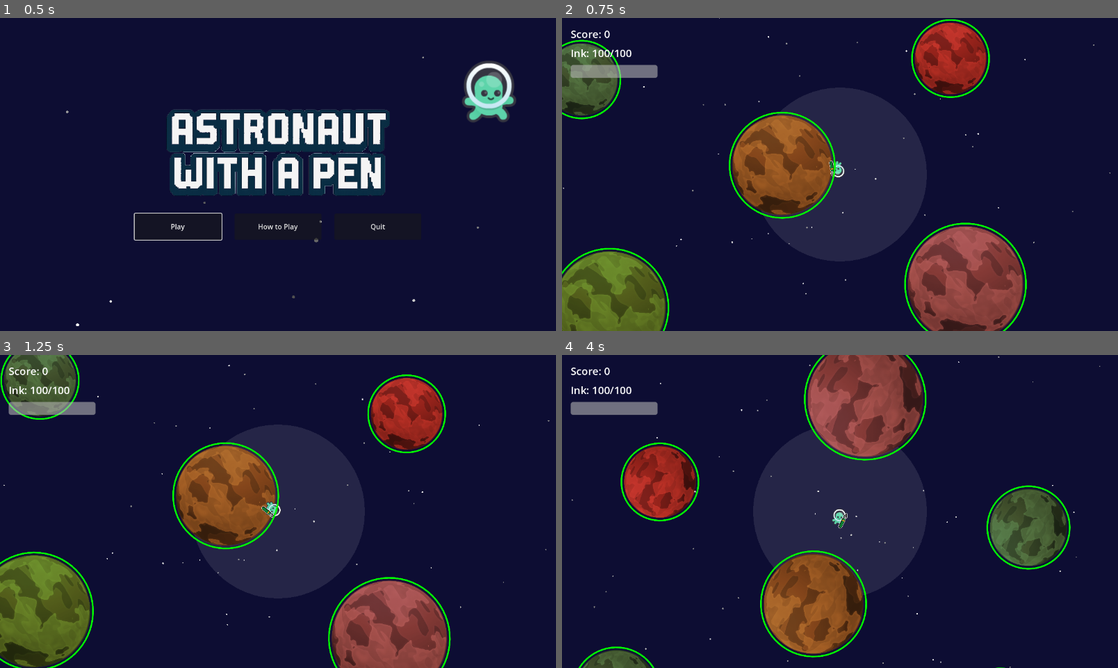
Above: before the commit, frames 1-4 (two rows, left to right).
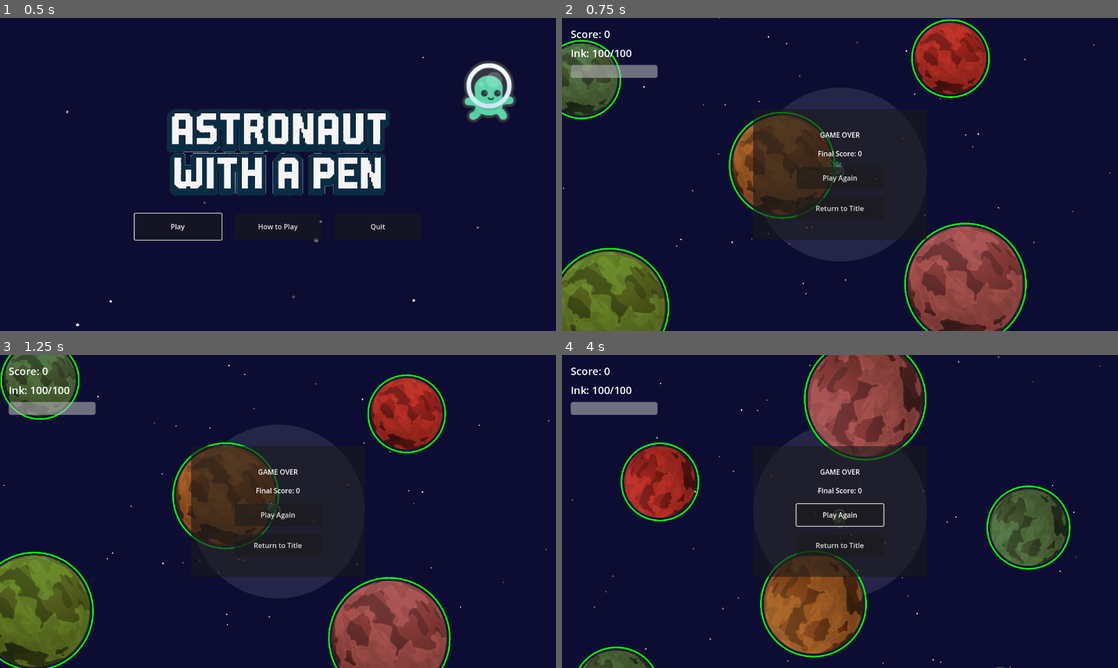
Above: after the commit, the same moments.

Repository: nathan-tang/astronautwithapen
Game: Godot game, scene res://Scenes/main_menu.tscn
The game is run twice, just before and just after one commit, with the same random seed, the same clock (stepped at 60 frames per second) and the same inputs. Sound files missing from this copy of the repository are replaced by a short silence.
Inputs (mouse positions are in pixels of both pictures, inside the frame that each line leads up to):
- Up to frame 1 (0.5 s): no input
- Up to frame 2 (0.75 s): click "Play" at 0.5 s
- Up to frame 3 (1.25 s): no input
- Up to frame 4 (4 s): click (840, 514) at 1.25 s, where only the run after the commit has a clickable "Play Again"; click (840, 514) at 2 s, where only the run after the commit has a clickable "Play Again"; click (840, 514) at 2.75 s, where only the run after the commit has a clickable "Play Again"; move the mouse to (962, 495) at 3.52 s; hold D (move_right) from 3.53 s (still down); click (962, 495) at 3.6 s; tap Space (jump) at 3.77 s; tap E (spawn_enemy) at 3.8 s

Frame 1 is identical in both runs. In frame 2, 12% of the frame differs, in the area x 34-66%, y 29-71%; in frame 3, 12%; in frame 4, 12%.
Error after the commit: Parse Error: Expected indented block after "else" block. (res://Scripts/game_over_ui.gd:25)

Commit message:
refactor

Diff:
--- a/Scripts/bomb.gd
+++ b/Scripts/bomb.gd
@@ -203,44 +203,8 @@
 
 func create_explosion_effect() -> void:
 	"""Visual explosion effect"""
-	var explosion_particles = GPUParticles2D.new()
-	explosion_particles.global_position = global_position
-	explosion_particles.emitting = true
-	explosion_particles.one_shot = true
-	explosion_particles.explosiveness = 0.5
-	explosion_particles.amount = 500  # Way more particles
-	explosion_particles.lifetime = 0.25  # Last longer
-	explosion_particles.local_coords = false
-
-	var particle_mat = ParticleProcessMaterial.new()
-	particle_mat.particle_flag_disable_z = true
-	particle_mat.direction = Vector3(0, 0, 0)
-	particle_mat.spread = 180.0
-	particle_mat.initial_velocity_min = 100.0  # Faster explosion
-	particle_mat.initial_velocity_max = 500.0
-	particle_mat.gravity = Vector3(0, 0, 0)
-	particle_mat.damping_min = 30.0  # Less damping for more dramatic spread
-	particle_mat.damping_max = 60.0
-	particle_mat.scale_min = 2.0  # Much bigger particles
-	particle_mat.scale_max = 4.0
-
-	# Fiery colors
-	var gradient = Gradient.new()
-	gradient.add_point(0.0, Color.YELLOW)
-	gradient.add_point(0.5, Color.ORANGE)
-	gradient.add_point(1.0, Color(0.5, 0.0, 0.0, 0.0))
-	var gradient_texture = GradientTexture1D.new()
-	gradient_texture.gradient = gradient
-	particle_mat.color_ramp = gradient_texture
-
-	explosion_particles.process_material = particle_mat
-
-	# Add to scene root so it persists after bomb is deleted
-	get_tree().root.add_child(explosion_particles)
-
-	# Clean up after effect finishes (wait longer for all particles to fade)
-	await get_tree().create_timer(2.0).timeout
-	explosion_particles.queue_free()
+	var explosion_particles = ParticleEffects.create_explosion(global_position, Color.YELLOW, Color.ORANGE, 500)
+	ParticleEffects.spawn_and_cleanup(explosion_particles, get_tree().root, 2.0)
 
 
 func apply_explosion_force() -> void:
@@ -274,7 +238,6 @@
 					if body is SlimeEnemy or body is UfoEnemy:
 						var damage = explosion_damage * falloff
 						body.take_damage(damage)
-						print("Bomb dealt ", damage, " damage to enemy")
 			elif body is CharacterBody2D:
 				# For CharacterBody2D (like player), use external_velocity to apply force over time
 				var player_impulse = impulse * player_explosion_multiplier
@@ -284,7 +247,6 @@
 					# Fallback: add to external_velocity if it exists
 					if "external_velocity" in body:
 						body.external_velocity += player_impulse
-				print("Applied impulse to player: ", player_impulse)
 
 
 func initialize(spawn_position: Vector2, initial_velocity: Vector2) -> void:
--- a/Scripts/bullet.gd
+++ b/Scripts/bullet.gd
@@ -255,43 +255,8 @@
 
 func create_impact_effect() -> void:
 	"""Create visual effect when bullet hits and is destroyed"""
-	var impact_particles = GPUParticles2D.new()
-	impact_particles.global_position = global_position
-	impact_particles.emitting = true
-	impact_particles.one_shot = true
-	impact_particles.explosiveness = 1.0
-	impact_particles.amount = 15
-	impact_particles.lifetime = 0.4
-	impact_particles.local_coords = false
-
-	var particle_mat = ParticleProcessMaterial.new()
-	particle_mat.particle_flag_disable_z = true
-	particle_mat.direction = Vector3(-direction.x, -direction.y, 0)  # Bounce back
-	particle_mat.spread = 60.0
-	particle_mat.initial_velocity_min = 50.0
-	particle_mat.initial_velocity_max = 150.0
-	particle_mat.gravity = Vector3(0, 0, 0)
-	particle_mat.damping_min = 100.0
-	particle_mat.damping_max = 200.0
-	particle_mat.scale_min = 0.5
-	particle_mat.scale_max = 1.5
-
-	# Impact color (cyan/blue)
-	var gradient = Gradient.new()
-	gradient.add_point(0.0, Color.CYAN)
-	gradient.add_point(1.0, Color(0.0, 1.0, 1.0, 0.0))
-	var gradient_texture = GradientTexture1D.new()
-	gradient_texture.gradient = gradient
-	particle_mat.color_ramp = gradient_texture
-
-	impact_particles.process_material = particle_mat
-
-	# Add to scene root
-	get_tree().root.add_child(impact_particles)
-
-	# Clean up after effect finishes
-	await get_tree().create_timer(1.0).timeout
-	impact_particles.queue_free()
+	var impact_particles = ParticleEffects.create_burst(global_position, Color.CYAN, 15, 60.0)
+	ParticleEffects.spawn_and_cleanup(impact_particles, get_tree().root, 1.0)
 
 
 func apply_explosion_force() -> void:
@@ -337,5 +302,3 @@
 	current_speed = 0.0  # Start at zero speed
 	linear_velocity = Vector2.ZERO  # Start with no velocity
 	rotation = direction.angle()
-
-	print("Bullet initialized at ", spawn_position, " - will accelerate to ", bullet_speed)
--- a/Scripts/dvd_bounce.gd
+++ b/Scripts/dvd_bounce.gd
@@ -37,7 +37,6 @@
 		elif sprite_frames.has_animation(&"idle"):
 			play(&"idle")
 
-	print("DVDBounce ready - Position: ", position, " Screen size: ", screen_size)
 
 
 func _process(delta: float) -> void:
--- a/Scripts/enemy_spawner_debug.gd
+++ b/Scripts/enemy_spawner_debug.gd
@@ -64,5 +64,3 @@
 
 	# Add to scene root so it's not a child of the player
 	get_tree().root.add_child(enemy)
-
-	print("Spawned enemy at ", mouse_world_pos)
--- a/Scripts/game_manager.gd
+++ b/Scripts/game_manager.gd
@@ -14,11 +14,8 @@
 
 
 func _ready() -> void:
-	print("GameManager: Starting initialization...")
-
 	# Add to game_manager group so UI can find us
 	add_to_group("game_manager")
-	print("GameManager: Added to game_manager group")
 
 	# Wait for scene tree to be ready
 	await get_tree().process_frame
@@ -29,20 +26,16 @@
 	# Connect to existing enemies
 	_connect_to_existing_enemies()
 
-	print("GameManager: Initialization complete!")
-
 
 func _connect_to_planets() -> void:
 	"""Connect to all planet destroyed signals"""
 	var planets = get_tree().get_nodes_in_group("planets")
-	print("GameManager: Found ", planets.size(), " planets to connect to")
 
 	for planet in planets:
 		if planet is Planet:
 			planet.planet_destroyed.connect(_on_planet_destroyed)
-			print("GameManager: Connected to planet at ", planet.global_position)
 		else:
-			print("GameManager: Warning - found non-Planet in planets group: ", planet)
+			push_warning("GameManager: Found non-Planet in planets group: " + str(planet))
 
 
 func _connect_to_existing_enemies() -> void:
@@ -80,7 +73,6 @@
 		return
 
 	add_score(slime_points)
-	print("Slime killed! +%d points (Total: %d)" % [slime_points, current_score])
 
 
 func _on_ufo_died(position: Vector2) -> void:
@@ -89,7 +81,6 @@
 		return
 
 	add_score(ufo_points)
-	print("UFO killed! +%d points (Total: %d)" % [ufo_points, current_score])
 
 
 func add_score(points: int) -> void:
@@ -103,20 +94,14 @@
 	if is_game_over:
 		return
 
-	print("Planet destroyed! Checking remaining planets...")
-
 	# Wait a frame for the planet to be removed from the group
 	await get_tree().process_frame
 
 	# Check if any planets remain
 	var remaining_planets = get_tree().get_nodes_in_group("planets")
-	print("Remaining planets: ", remaining_planets.size())
 
 	if remaining_planets.is_empty():
-		print("No planets left! Triggering game over...")
 		trigger_game_over()
-	else:
-		print("Still have planets remaining")
 
 
 func trigger_game_over() -> void:
@@ -125,5 +110,4 @@
 		return
 
 	is_game_over = true
-	print("GAME OVER! Final Score: %d" % current_score)
 	game_over.emit(current_score)
--- a/Scripts/game_over_ui.gd
+++ b/Scripts/game_over_ui.gd
@@ -11,7 +11,6 @@
 
 
 func _ready() -> void:
-	print("GameOverUI: Initializing...")
 
 	# Hide initially
 	visible = false
@@ -23,9 +22,7 @@
 	var game_manager = get_tree().get_first_node_in_group("game_manager")
 	if game_manager:
 		game_manager.game_over.connect(_on_game_over)
-		print("GameOverUI: Connected to GameManager")
 	else:
-		print("GameOverUI: ERROR - Could not find GameManager!")
 
 	# Connect button signals
 	if play_again_button:
@@ -33,18 +30,15 @@
 	if title_screen_button:
 		title_screen_button.pressed.connect(_on_title_screen_pressed)
 
-	print("GameOverUI: Ready!")
 
 
 func _on_game_over(final_score: int) -> void:
 	"""Show game over screen with final score"""
-	print("GameOverUI: Game over received! Score: ", final_score)
 
 	if score_label:
 		score_label.text = "Final Score: %d" % final_score
 
 	visible = true
-	print("GameOverUI: Made visible, pausing game...")
 
 	# Pause the game
 	get_tree().paused = true
@@ -52,7 +46,6 @@
 
 func _on_play_again_pressed() -> void:
 	"""Restart the current scene"""
-	print("GameOverUI: Restarting game...")
 
 	# Clean up all enemies and projectiles added to scene root
 	var root = get_tree().root
@@ -64,7 +57,6 @@
 			child.queue_free()
 			cleanup_count += 1
 
-	print("GameOverUI: Cleaned up ", cleanup_count, " objects")
 
 	get_tree().paused = false
 	get_tree().reload_current_scene()
--- /dev/null
+++ b/Scripts/particle_effects.gd
@@ -0,0 +1,119 @@
+extends Node
+class_name ParticleEffects
+
+## Utility class for creating common particle effects
+## Consolidates duplicated particle creation code from multiple classes
+
+## Create an explosion particle effect
+static func create_explosion(position: Vector2, color_start: Color = Color.YELLOW, color_end: Color = Color.RED, particle_count: int = 500) -> GPUParticles2D:
+	var particles = GPUParticles2D.new()
+	particles.global_position = position
+	particles.emitting = true
+	particles.one_shot = true
+	particles.explosiveness = 0.5
+	particles.amount = particle_count
+	particles.lifetime = 0.25
+	particles.local_coords = false
+
+	var particle_mat = ParticleProcessMaterial.new()
+	particle_mat.particle_flag_disable_z = true
+	particle_mat.direction = Vector3(0, 0, 0)
+	particle_mat.spread = 180.0
+	particle_mat.initial_velocity_min = 100.0
+	particle_mat.initial_velocity_max = 500.0
+	particle_mat.gravity = Vector3(0, 0, 0)
+	particle_mat.damping_min = 30.0
+	particle_mat.damping_max = 60.0
+	particle_mat.scale_min = 2.0
+	particle_mat.scale_max = 4.0
+
+	# Gradient colors
+	var gradient = Gradient.new()
+	gradient.add_point(0.0, color_start)
+	gradient.add_point(0.5, Color(color_end.r, color_end.g, color_end.b, color_end.a))
+	gradient.add_point(1.0, Color(color_end.r, color_end.g, color_end.b, 0.0))
+	var gradient_texture = GradientTexture1D.new()
+	gradient_texture.gradient = gradient
+	particle_mat.color_ramp = gradient_texture
+
+	particles.process_material = particle_mat
+	return particles
+
+
+## Create a death/impact particle burst
+static func create_burst(position: Vector2, color: Color, particle_count: int = 100, spread: float = 180.0) -> GPUParticles2D:
+	var particles = GPUParticles2D.new()
+	particles.global_position = position
+	particles.emitting = true
+	particles.one_shot = true
+	particles.explosiveness = 5.0
+	particles.amount = particle_count
+	particles.lifetime = 1.0
+	particles.local_coords = false
+
+	var particle_mat = ParticleProcessMaterial.new()
+	particle_mat.particle_flag_disable_z = true
+	particle_mat.direction = Vector3(0, 0, 0)
+	particle_mat.spread = spread
+	particle_mat.initial_velocity_min = 50.0
+	particle_mat.initial_velocity_max = 150.0
+	particle_mat.gravity = Vector3(0, 100, 0)
+	particle_mat.damping_min = 50.0
+	particle_mat.damping_max = 100.0
+	particle_mat.scale_min = 2.0
+	particle_mat.scale_max = 4.0
+
+	# Color with fade
+	var gradient = Gradient.new()
+	gradient.add_point(0.0, color)
+	gradient.add_point(0.5, color.lightened(0.2))
+	gradient.add_point(1.0, Color(color.r, color.g, color.b, 0.0))
+	var gradient_texture = GradientTexture1D.new()
+	gradient_texture.gradient = gradient
+	particle_mat.color_ramp = gradient_texture
+
+	particles.process_material = particle_mat
+	return particles
+
+
+## Create a trail effect (for bullets, etc.)
+static func create_trail() -> GPUParticles2D:
+	var particles = GPUParticles2D.new()
+	particles.emitting = true
+	particles.amount = 20
+	particles.lifetime = 0.3
+	particles.explosiveness = 0.3
+	particles.local_coords = false
+
+	var particle_mat = ParticleProcessMaterial.new()
+	particle_mat.particle_flag_disable_z = true
+	particle_mat.direction = Vector3(0, 0, 0)
+	particle_mat.spread = 20.0
+	particle_mat.initial_velocity_min = 10.0
+	particle_mat.initial_velocity_max = 30.0
+	particle_mat.gravity = Vector3(0, 0, 0)
+	particle_mat.damping_min = 10.0
+	particle_mat.damping_max = 20.0
+	particle_mat.scale_min = 1.0
+	particle_mat.scale_max = 2.0
+
+	# Blue gradient
+	var gradient = Gradient.new()
+	gradient.add_point(0.0, Color.CYAN)
+	gradient.add_point(1.0, Color(0.0, 0.5, 1.0, 0.0))
+	var gradient_texture = GradientTexture1D.new()
+	gradient_texture.gradient = gradient
+	particle_mat.color_ramp = gradient_texture
+
+	particles.process_material = particle_mat
+	return particles
+
+
+## Add particle effect to scene and auto-cleanup after duration
+static func spawn_and_cleanup(particles: GPUParticles2D, scene_root: Node, cleanup_delay: float = 2.0) -> void:
+	scene_root.add_child(particles)
+
+	# Auto-cleanup after effect finishes
+	await scene_root.get_tree().create_timer(cleanup_delay).timeout
+	if is_instance_valid(particles):
+		particles.queue_free()
--- a/Scripts/pen_drawing.gd
+++ b/Scripts/pen_drawing.gd
@@ -259,13 +259,11 @@
 	if player != null:
 		var distance_from_player = player.global_position.distance_to(global_center)
 		if distance_from_player > max_spawn_range:
-			print("Too far from player to spawn bomb! Distance: ", distance_from_player)
 			show_drawing_feedback(false)
 			return
 
 	# Check if player has enough ink
 	if player == null or not player.use_ink(bomb_ink_cost):
-		print("Not enough ink to spawn bomb! Need ", bomb_ink_cost)
 		show_drawing_feedback(false)
 		return
 
@@ -299,13 +297,11 @@
 	if player != null:
 		var distance_from_player = player.global_position.distance_to(global_centroid)
 		if distance_from_player > max_spawn_range:
-			print("Too far from player to spawn bullet! Distance: ", distance_from_player)
 			show_drawing_feedback(false)
 			return
 
 	# Check if player has enough ink
 	if player == null or not player.use_ink(bullet_ink_cost):
-		print("Not enough ink to spawn bullet! Need ", bullet_ink_cost)
 		show_drawing_feedback(false)
 		return
 
@@ -343,45 +339,8 @@
 
 func spawn_shape_particles(position: Vector2, color: Color) -> void:
 	"""Spawn colored particle burst at the given position"""
-	# Create particle system
-	var particles = GPUParticles2D.new()
-	particles.global_position = position
-	particles.emitting = true
-	particles.one_shot = true
-	particles.explosiveness = 5.0
-	particles.amount = 100
-	particles.lifetime = 1.0
-	particles.local_coords = false
-
-	var particle_mat = ParticleProcessMaterial.new()
-	particle_mat.particle_flag_disable_z = true
-	particle_mat.direction = Vector3(0, 0, 0)
-	particle_mat.spread = 180.0
-	particle_mat.initial_velocity_min = 50.0
-	particle_mat.initial_velocity_max = 150.0
-	particle_mat.gravity = Vector3(0, 100, 0)  # Slight downward drift
-	particle_mat.damping_min = 50.0
-	particle_mat.damping_max = 100.0
-	particle_mat.scale_min = 2.0
-	particle_mat.scale_max = 4.0
-
-	# Color that fades out
-	var gradient = Gradient.new()
-	gradient.add_point(0.0, color)
-	gradient.add_point(0.5, color.lightened(0.2))
-	gradient.add_point(1.0, Color(color.r, color.g, color.b, 0.0))
-	var gradient_texture = GradientTexture1D.new()
-	gradient_texture.gradient = gradient
-	particle_mat.color_ramp = gradient_texture
-
-	particles.process_material = particle_mat
-
-	# Add to scene root
-	get_tree().root.add_child(particles)
-
-	# Clean up after effect finishes
-	await get_tree().create_timer(2.0).timeout
-	particles.queue_free()
+	var particles = ParticleEffects.create_burst(position, color)
+	ParticleEffects.spawn_and_cleanup(particles, get_tree().root, 2.0)
 
 
 func calculate_centroid(points: Array[Vector2]) -> Vector2:
--- a/Scripts/planet.gd
+++ b/Scripts/planet.gd
@@ -123,8 +123,6 @@
 	current_health = max(0, current_health - amount)
 	health_changed.emit(current_health, max_health)
 
-	print("Planet took ", amount, " damage. Health: ", current_health, "/", max_health)
-
 	# Flash red
 	if sprite:
 		sprite.modulate = Color.RED
@@ -141,7 +139,6 @@
 
 	# Check if destroyed
 	if current_health <= 0:
-		print("Planet destroyed! Emitting signal...")
 		planet_destroyed.emit(self)
 		queue_free()
 
--- a/Scripts/player.gd
+++ b/Scripts/player.gd
@@ -587,8 +587,8 @@
 
 ## Handle player death
 func die() -> void:
-	print("Player died!")
 	# TODO: Implement death behavior (respawn, game over, etc.)
+	pass
 
 
 ## Apply external force (like bomb explosions)
--- a/Scripts/slime_enemy.gd
+++ b/Scripts/slime_enemy.gd
@@ -387,7 +387,6 @@
 		# Pass damage amount and slime's position for knockback calculation
 		player.take_damage(contact_damage, global_position)
 		last_contact_damage_time = current_time
-		print("Slime dealt ", contact_damage, " contact damage to player")
 
 
 func take_damage(amount: float) -> void:
--- a/Scripts/ufo_enemy.gd
+++ b/Scripts/ufo_enemy.gd
@@ -134,7 +134,6 @@
 		if target_planet and target_planet != old_planet:
 			var to_ufo = global_position - target_planet.global_position
 			orbital_angle = to_ufo.angle()
-			print("UFO switching to new planet at ", target_planet.global_position)
 
 	# Orbital movement around target planet
 	if target_planet:
@@ -261,8 +260,6 @@
 
 	# Emit signal
 	slime_dropped.emit(slime)
-
-	print("UFO dropped slime at ", slime.global_position)
 
 
 func _on_body_entered(body: Node) -> void:
--- a/Scripts/ufo_spawner.gd
+++ b/Scripts/ufo_spawner.gd
@@ -74,7 +74,6 @@
 	# Connect death signal to remove from tracking
 	ufo.died.connect(_on_ufo_died.bind(ufo))
 
-	print("Spawned UFO at ", spawn_position, " orbiting planet at ", target_planet.global_position)
 
 
 func _on_ufo_died(position: Vector2, ufo: UfoEnemy) -> void:
--- /dev/null
+++ b/Scripts/visual_effects.gd
@@ -0,0 +1,57 @@
+extends Node
+class_name VisualEffects
+
+## Utility class for common visual feedback effects
+## Consolidates duplicated visual effect code from multiple classes
+
+## Flash a sprite red briefly (damage indicator)
+static func flash_red(sprite: Sprite2D, duration: float = 0.1) -> void:
+	if not sprite or not is_instance_valid(sprite):
+		return
+
+	var original_modulate = sprite.modulate
+	sprite.modulate = Color.RED
+
+	await sprite.get_tree().create_timer(duration).timeout
+
+	# Only restore if sprite is still valid
+	if is_instance_valid(sprite):
+		sprite.modulate = original_modulate
+
+
+## Flash sprite with a custom color
+static func flash_color(sprite: Sprite2D, color: Color, duration: float = 0.1) -> void:
+	if not sprite or not is_instance_valid(sprite):
+		return
+
+	var original_modulate = sprite.modulate
+	sprite.modulate = color
+
+	await sprite.get_tree().create_timer(duration).timeout
+
+	if is_instance_valid(sprite):
+		sprite.modulate = original_modulate
+
+
+## Make sprite blink (invincibility effect)
+static func blink(sprite: Sprite2D, duration: float, blink_interval: float = 0.1) -> void:
+	if not sprite or not is_instance_valid(sprite):
+		return
+
+	var elapsed = 0.0
+	var visible_state = true
+
+	while elapsed < duration:
+		if not is_instance_valid(sprite):
+			return
+
+		sprite.visible = visible_state
+		visible_state = not visible_state
+
+		await sprite.get_tree().create_timer(blink_interval).timeout
+		elapsed += blink_interval
+
+	# Ensure sprite is visible at the end
+	if is_instance_valid(sprite):
+		sprite.modulate.a = 1.0
+		sprite.visible = true
--- a/project.godot
+++ b/project.godot
@@ -15,6 +15,10 @@
 config/features=PackedStringArray("4.5", "GL Compatibility")
 config/icon="res://icon.svg"
 
+[autoload]
+
+GameSettings="*res://Scripts/game_settings.gd"
+
 [display]
 
 window/size/viewport_width=1280
@@ -23,10 +27,6 @@
 window/size/window_width_override=1280
 window/size/window_height_override=720
 window/stretch/mode="viewport"
-
-[autoload]
-
-GameSettings="*res://Scripts/game_settings.gd"
 
 [input]
 
Not shown, added: Scripts/particle_effects.gd.uid
Not shown, added: Scripts/visual_effects.gd.uid
Not shown, added: export_presets.cfg
